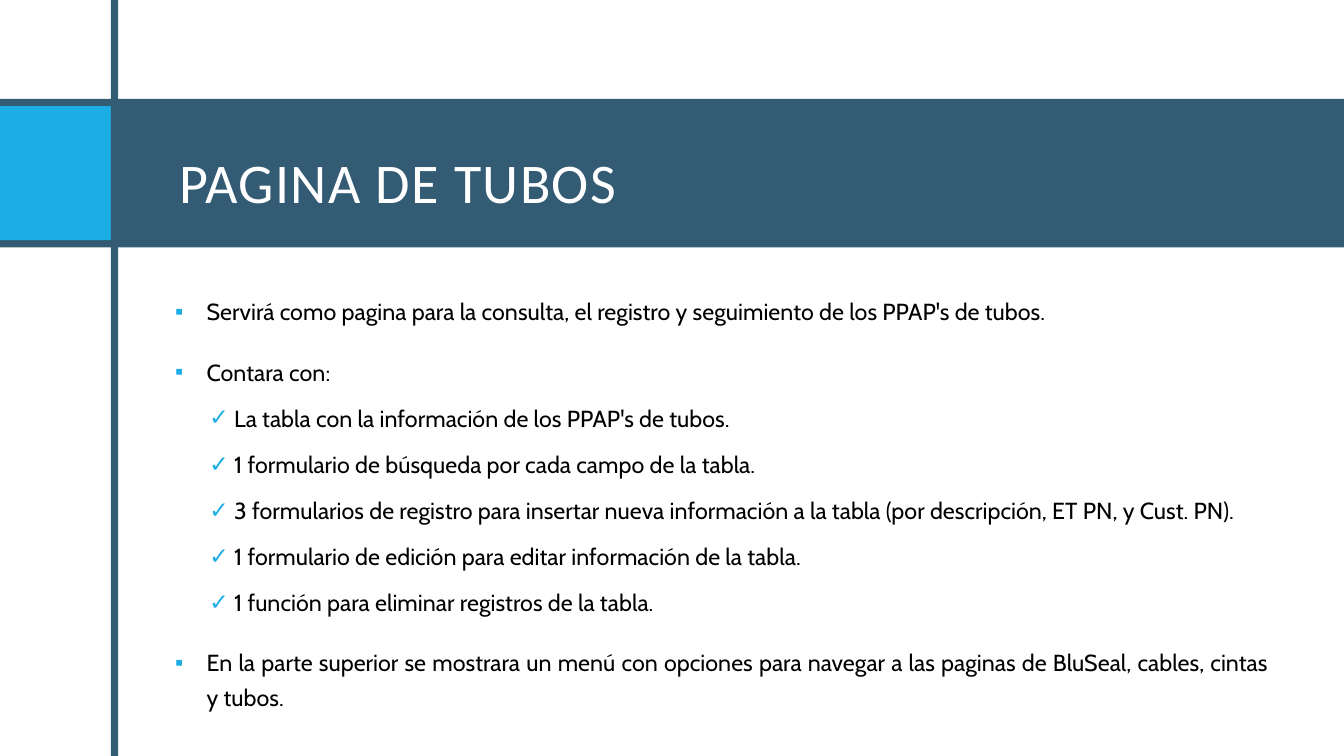
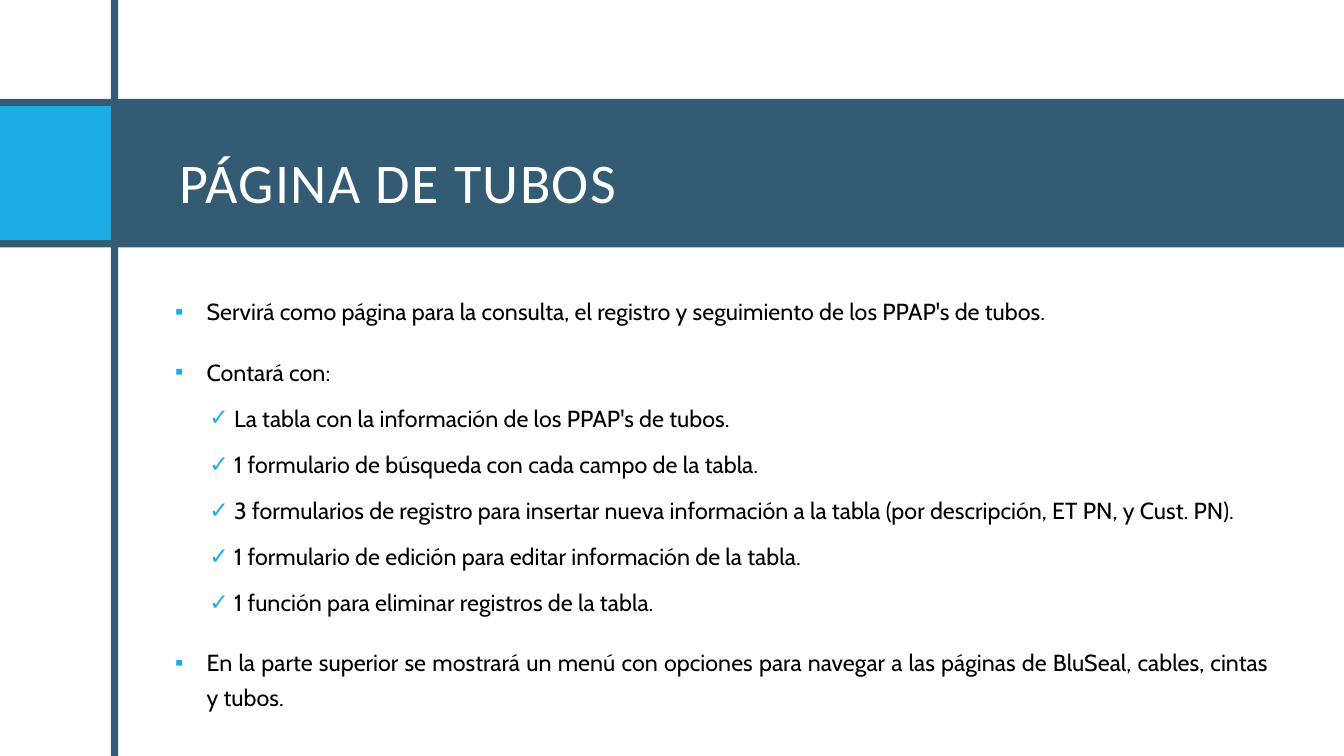
Before and after one commit to Santiago-004/proyecto, a slide deck: slide 39 of Proyecto.pptx (slide 41 before the commit). Drawn at 1344x756 pixels with LibreOffice and Linux fonts; fonts in the diff are those of the drawing. Boxes give left, top, right and bottom in pixels: in the first picture for what was removed or moved away, otherwise in the second. Text is boxed around its words. In the diff, an @@ line names an element or a change of style, - is before the commit and + after.

```diff
--- a/Proyecto.pptx
+++ b/Proyecto.pptx
@@ title at (179,156,616,204): text changed @@
-PAGINA DE TUBOS
+PÁGINA DE TUBOS
@@ text at (207,302,1045,382): text changed @@
-▪ Servirá como pagina para la consulta, el registro y seguimiento de los PPAP's de tubos.
-▪ Contara con:
+▪ Servirá como página para la consulta, el registro y seguimiento de los PPAP's de tubos.
+▪ Contará con:
@@ text at (234,455,758,479): text changed @@
-    ✓ 1 formulario de búsqueda por cada campo de la tabla.
+    ✓ 1 formulario de búsqueda con cada campo de la tabla.
@@ text at (207,653,1267,712): text changed @@
-▪ En la parte superior se mostrara un menú con opciones para navegar a las paginas de BluSeal, cables, cintas y tubos.
+▪ En la parte superior se mostrará un menú con opciones para navegar a las páginas de BluSeal, cables, cintas y tubos.
```
Also in this commit, not shown: 21 other slides changed, 3 slides removed, 1 other file.
